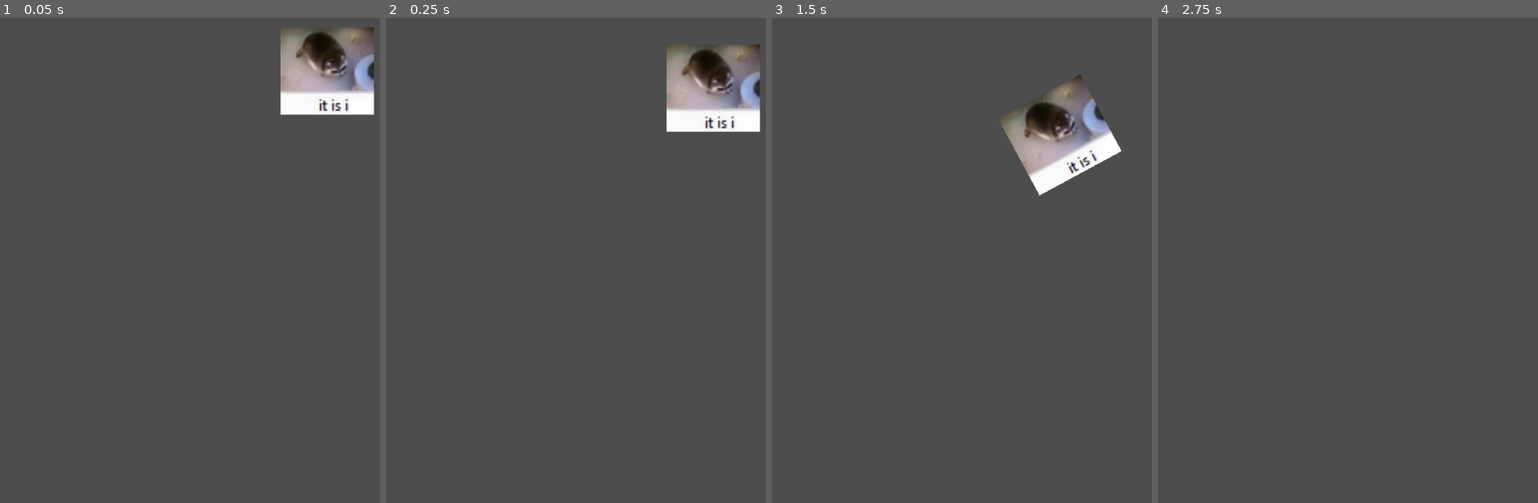
Above: before the commit, frames 1-4 (left to right).
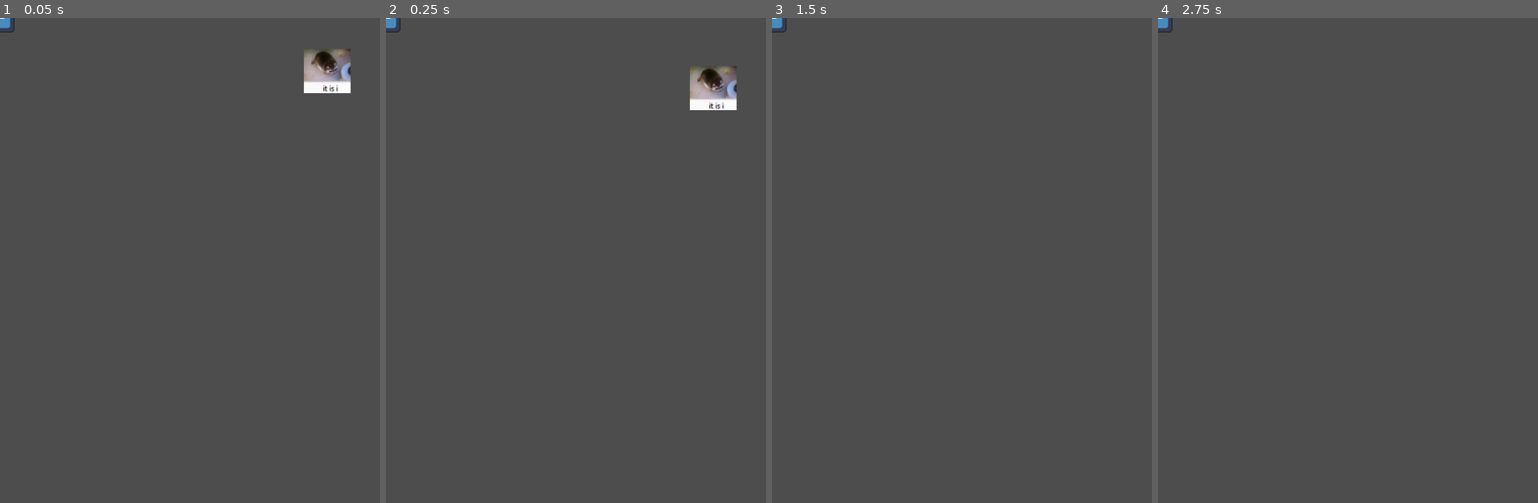
Above: after the commit, the same moments.

Repository: barndles/ggj2025
Game: Godot game, scene res://Scenes/Barndles_Testing.tscn
The game is run twice, just before and just after one commit, with the same random seed, the same clock (stepped at 60 frames per second) and the same inputs. The project has no main scene, so this scene is started directly. The engine's default icon, where the game draws it, is replaced by a stand-in: a white triangle on a blue panel in a dark square.
Inputs:
- Up to frame 1 (0.05 s): no input
- Up to frame 2 (0.25 s): no input
- Up to frame 3 (1.5 s): no input
- Up to frame 4 (2.75 s): no input

The runs differ from the first frame. In frame 1, 3.9% of the frame differs, in the area x 0-99%, y 0-20%; in frame 2, 3.9%; in frame 3, 4.1%, in the area x 0-92%, y 0-37%; in frame 4, less than 0.1%.

Commit message:
level 1 rough
as,fjfhsdfjkadgfk

Diff:
--- a/Scenes/Barndles_Testing.tscn
+++ b/Scenes/Barndles_Testing.tscn
@@ -1,6 +1,7 @@
-[gd_scene load_steps=3 format=3 uid="uid://be6p3tk3lo7m7"]
+[gd_scene load_steps=4 format=3 uid="uid://be6p3tk3lo7m7"]
 
 [ext_resource type="PackedScene" uid="uid://cbonpx8nhww5l" path="res://Scenes/Player.tscn" id="1_jh4i8"]
+[ext_resource type="PackedScene" uid="uid://d25suabu22l2f" path="res://Scenes/Bumpers/Pin.tscn" id="2_1yodp"]
 
 [sub_resource type="CircleShape2D" id="CircleShape2D_nd06c"]
 radius = 24.1661
@@ -16,8 +17,4 @@
 position = Vector2(577, 291)
 shape = SubResource("CircleShape2D_nd06c")
 
-[node name="StaticBody2D2" type="StaticBody2D" parent="."]
-
-[node name="CollisionShape2D" type="CollisionShape2D" parent="StaticBody2D2"]
-position = Vector2(322, 234)
-shape = SubResource("CircleShape2D_nd06c")
+[node name="Pin" parent="." instance=ExtResource("2_1yodp")]
--- /dev/null
+++ b/Scenes/Bumpers/Pin.tscn
@@ -0,0 +1,15 @@
+[gd_scene load_steps=3 format=3 uid="uid://d25suabu22l2f"]
+
+[ext_resource type="Texture2D" uid="uid://bfvrsw35aq80e" path="res://icon.svg" id="1_uniy6"]
+
+[sub_resource type="CircleShape2D" id="CircleShape2D_nd06c"]
+radius = 24.1661
+
+[node name="Pin" type="StaticBody2D"]
+
+[node name="CollisionShape2D" type="CollisionShape2D" parent="."]
+shape = SubResource("CircleShape2D_nd06c")
+
+[node name="Sprite2D" type="Sprite2D" parent="."]
+scale = Vector2(0.359375, 0.359375)
+texture = ExtResource("1_uniy6")
--- a/Scenes/Levels/Level-1.tscn
+++ b/Scenes/Levels/Level-1.tscn
@@ -1,6 +1,8 @@
-[gd_scene load_steps=2 format=3 uid="uid://kwq6ink7ngo7"]
+[gd_scene load_steps=4 format=3 uid="uid://kwq6ink7ngo7"]
 
 [ext_resource type="Texture2D" uid="uid://bfvrsw35aq80e" path="res://icon.svg" id="1_4vo5e"]
+[ext_resource type="PackedScene" uid="uid://d25suabu22l2f" path="res://Scenes/Bumpers/Pin.tscn" id="2_mf5l1"]
+[ext_resource type="PackedScene" uid="uid://cbonpx8nhww5l" path="res://Scenes/Player.tscn" id="3_x2ajm"]
 
 [node name="Level-1" type="Node2D"]
 
@@ -13,3 +15,114 @@
 position = Vector2(998, 1100)
 scale = Vector2(0.476562, 17.3906)
 texture = ExtResource("1_4vo5e")
+
+[node name="Pin" parent="." instance=ExtResource("2_mf5l1")]
+position = Vector2(201, 350)
+
+[node name="Pin" parent="Pin" instance=ExtResource("2_mf5l1")]
+position = Vector2(101, 176)
+
+[node name="Pin2" parent="Pin" instance=ExtResource("2_mf5l1")]
+position = Vector2(283, 176)
+
+[node name="Pin3" parent="Pin" instance=ExtResource("2_mf5l1")]
+position = Vector2(483, 176)
+
+[node name="Pin4" parent="Pin" instance=ExtResource("2_mf5l1")]
+position = Vector2(688, 176)
+
+[node name="Pin5" parent="Pin" instance=ExtResource("2_mf5l1")]
+position = Vector2(-93, 176)
+
+[node name="Pin2" parent="." instance=ExtResource("2_mf5l1")]
+position = Vector2(383, 350)
+
+[node name="Pin3" parent="." instance=ExtResource("2_mf5l1")]
+position = Vector2(583, 350)
+
+[node name="Pin4" parent="." instance=ExtResource("2_mf5l1")]
+position = Vector2(788, 350)
+
+[node name="Pin5" parent="." instance=ExtResource("2_mf5l1")]
+position = Vector2(201, 702)
+
+[node name="Pin" parent="Pin5" instance=ExtResource("2_mf5l1")]
+position = Vector2(101, 176)
+
+[node name="Pin2" parent="Pin5" instance=ExtResource("2_mf5l1")]
+position = Vector2(283, 176)
+
+[node name="Pin3" parent="Pin5" instance=ExtResource("2_mf5l1")]
+position = Vector2(483, 176)
+
+[node name="Pin4" parent="Pin5" instance=ExtResource("2_mf5l1")]
+position = Vector2(688, 176)
+
+[node name="Pin5" parent="Pin5" instance=ExtResource("2_mf5l1")]
+position = Vector2(-93, 176)
+
+[node name="Pin6" parent="." instance=ExtResource("2_mf5l1")]
+position = Vector2(383, 702)
+
+[node name="Pin7" parent="." instance=ExtResource("2_mf5l1")]
+position = Vector2(583, 702)
+
+[node name="Pin8" parent="." instance=ExtResource("2_mf5l1")]
+position = Vector2(788, 702)
+
+[node name="Pin9" parent="." instance=ExtResource("2_mf5l1")]
+position = Vector2(201, 1062)
+
+[node name="Pin" parent="Pin9" instance=ExtResource("2_mf5l1")]
+position = Vector2(101, 176)
+
+[node name="Pin2" parent="Pin9" instance=ExtResource("2_mf5l1")]
+position = Vector2(283, 176)
+
+[node name="Pin3" parent="Pin9" instance=ExtResource("2_mf5l1")]
+position = Vector2(483, 176)
+
+[node name="Pin4" parent="Pin9" instance=ExtResource("2_mf5l1")]
+position = Vector2(688, 176)
+
+[node name="Pin5" parent="Pin9" instance=ExtResource("2_mf5l1")]
+position = Vector2(-93, 176)
+
+[node name="Pin10" parent="." instance=ExtResource("2_mf5l1")]
+position = Vector2(383, 1062)
+
+[node name="Pin11" parent="." instance=ExtResource("2_mf5l1")]
+position = Vector2(583, 1062)
+
+[node name="Pin12" parent="." instance=ExtResource("2_mf5l1")]
+position = Vector2(788, 1062)
+
+[node name="Pin13" parent="." instance=ExtResource("2_mf5l1")]
+position = Vector2(201, 1414)
+
+[node name="Pin" parent="Pin13" instance=ExtResource("2_mf5l1")]
+position = Vector2(101, 176)
+
+[node name="Pin2" parent="Pin13" instance=ExtResource("2_mf5l1")]
+position = Vector2(283, 176)
+
+[node name="Pin3" parent="Pin13" instance=ExtResource("2_mf5l1")]
+position = Vector2(483, 176)
+
+[node name="Pin4" parent="Pin13" instance=ExtResource("2_mf5l1")]
+position = Vector2(688, 176)
+
+[node name="Pin5" parent="Pin13" instance=ExtResource("2_mf5l1")]
+position = Vector2(-93, 176)
+
+[node name="Pin14" parent="." instance=ExtResource("2_mf5l1")]
+position = Vector2(383, 1414)
+
+[node name="Pin15" parent="." instance=ExtResource("2_mf5l1")]
+position = Vector2(583, 1414)
+
+[node name="Pin16" parent="." instance=ExtResource("2_mf5l1")]
+position = Vector2(788, 1414)
+
+[node name="Player" parent="." instance=ExtResource("3_x2ajm")]
+position = Vector2(430, 115)
--- a/Scenes/Player.tscn
+++ b/Scenes/Player.tscn
@@ -6,7 +6,7 @@
 bounce = 0.89
 
 [sub_resource type="CircleShape2D" id="CircleShape2D_at85y"]
-radius = 73.8241
+radius = 37.1214
 
 [node name="Player" type="Node2D"]
 
@@ -17,5 +17,5 @@
 shape = SubResource("CircleShape2D_at85y")
 
 [node name="Sprite2D" type="Sprite2D" parent="RigidBody2D"]
-scale = Vector2(0.291755, 0.291755)
+scale = Vector2(0.147991, 0.147992)
 texture = ExtResource("1_xsowl")
